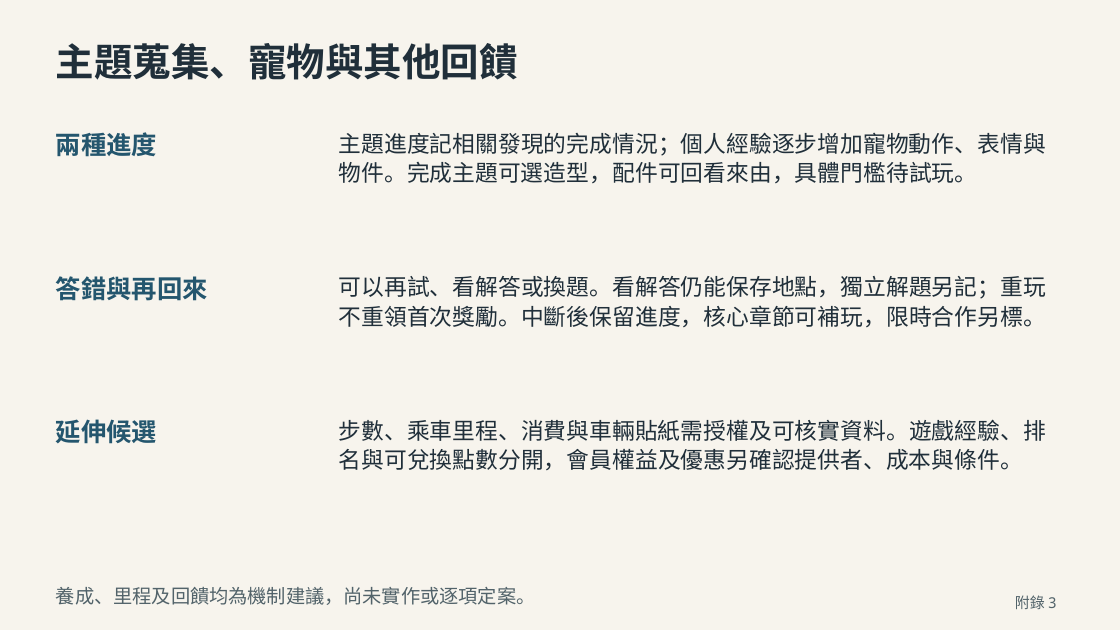
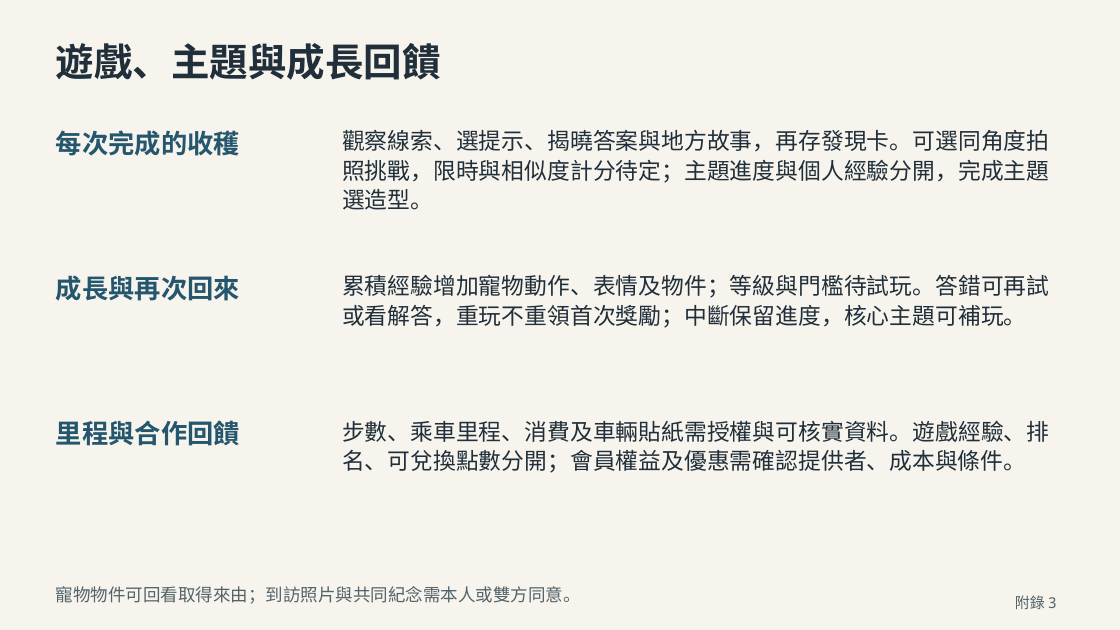
Before and after one commit to e40125/yoxi-meeting-review, a slide deck: slide 19 of downloads/proposal/yoxi-proposal.pptx. Drawn at 1120x630 pixels with LibreOffice and Linux fonts; fonts in the diff are those of the drawing. Boxes give left, top, right and bottom in pixels: in the first picture for what was removed or moved away, otherwise in the second. Text is boxed around its words. In the diff, an @@ line names an element or a change of style, - is before the commit and + after.

```diff
--- a/downloads/proposal/yoxi-proposal.pptx
+++ b/downloads/proposal/yoxi-proposal.pptx
@@ text at (56, 43, 441, 80): text changed @@
-主題蒐集、寵物與其他回饋
+遊戲、主題與成長回饋
@@ text at (56, 130, 240, 156): text changed; size 21.8 to 22.5 pt @@
-兩種進度
+每次完成的收穫
@@ text at (342, 130, 1049, 151): text changed @@
-主題進度記相關發現的完成情況；個人經驗逐步增加寵物動作、表情與
+觀察線索、選提示、揭曉答案與地方故事，再存發現卡。可選同角度拍
@@ text at (342, 159, 1049, 183): text changed @@
-物件。完成主題可選造型，配件可回看來由，具體門檻待試玩。
+照挑戰，限時與相似度計分待定；主題進度與個人經驗分開，完成主題
@@ text added at (342, 189, 433, 210), 19.5 pt, text #202F3A @@
+選造型。
@@ text at (56, 275, 240, 301): text changed; size 21.8 to 22.5 pt @@
-答錯與再回來
+成長與再次回來
@@ text at (342, 274, 1049, 298): text changed @@
-可以再試、看解答或換題。看解答仍能保存地點，獨立解題另記；重玩
+累積經驗增加寵物動作、表情及物件；等級與門檻待試玩。答錯可再試
@@ text at (342, 305, 1026, 328): text changed @@
-不重領首次獎勵。中斷後保留進度，核心章節可補玩，限時合作另標。
+或看解答，重玩不重領首次獎勵；中斷保留進度，核心主題可補玩。
@@ text at (56, 420, 240, 446): text changed; size 21.8 to 22.5 pt @@
-延伸候選
+里程與合作回饋
@@ text at (342, 420, 1049, 442): text changed @@
-步數、乘車里程、消費與車輛貼紙需授權及可核實資料。遊戲經驗、排
+步數、乘車里程、消費及車輛貼紙需授權與可核實資料。遊戲經驗、排
@@ text at (342, 450, 1026, 473): text changed @@
-名與可兌換點數分開，會員權益及優惠另確認提供者、成本與條件。
+名、可兌換點數分開；會員權益及優惠需確認提供者、成本與條件。
@@ text at (56, 586, 581, 604): text changed; size 16.5 to 15 pt @@
-養成、里程及回饋均為機制建議，尚未實作或逐項定案。
+寵物物件可回看取得來由；到訪照片與共同紀念需本人或雙方同意。
```
Also in this commit, not shown: 21 other slides changed, 5 slides added, 5 slides removed, 47 other files.
